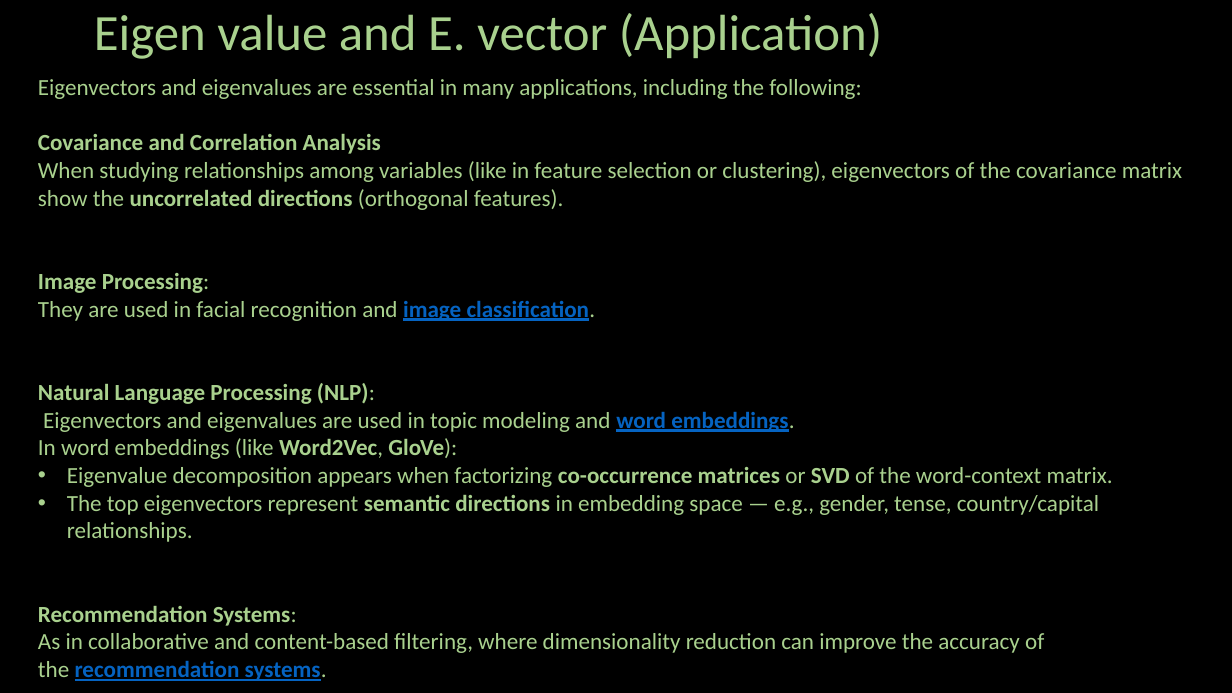
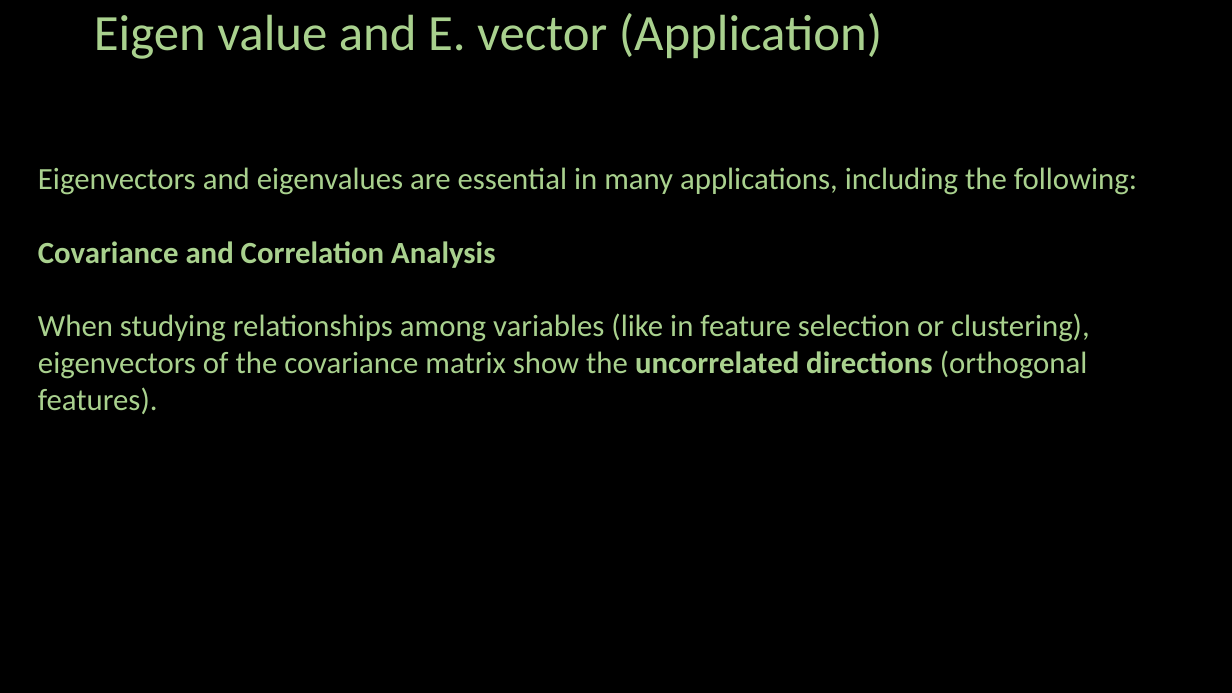
Before and after one commit to ash322ash422/youtube, a slide deck: slide 7 of linear_algebra/2-scalar-vector-matrix/eigenVector_eigenValue-2-Application.pptx (slide 6 before the commit). Drawn at 1232x693 pixels with LibreOffice and Linux fonts; fonts in the diff are those of the drawing; background and template pictures are left out. Boxes give left, top, right and bottom in pixels: in the first picture for what was removed or moved away, otherwise in the second. Text is boxed around its words. In the diff, an @@ line names an element or a change of style, - is before the commit and + after.

```diff
--- a/linear_algebra/2-scalar-vector-matrix/eigenVector_eigenValue-2-Application.pptx
+++ b/linear_algebra/2-scalar-vector-matrix/eigenVector_eigenValue-2-Application.pptx
@@ text "Eigenvectors and eigenvalues are essential ...": place and size @@
-text "Eigenvectors and eigenvalues are essential ..." at bbox=[38, 79, 1182, 681]
+text "Eigenvectors and eigenvalues are essential ..." at bbox=[38, 167, 1137, 414]
@@ text "Eigenvectors and eigenvalues are essential ..." at bbox=[38, 167, 1137, 414]: size 18 to 24 pt @@
@@ text at bbox=[38, 273, 1113, 681]: paragraphs removed @@
-Image Processing:
-They are used in facial recognition and image classification.
-Natural Language Processing (NLP):
-Eigenvectors and eigenvalues are used in topic modeling and word embeddings.
-In word embeddings (like Word2Vec, GloVe):
-• Eigenvalue decomposition appears when factorizing co-occurrence matrices or SVD of the word-context matrix.
-• The top eigenvectors represent semantic directions in embedding space — e.g., gender, tense, country/capital relationships.
-Recommendation Systems:
-As in collaborative and content-based filtering, where dimensionality reduction can improve the accuracy of the recommendation systems.
```
Also in this commit, not shown: 6 other slides changed, 3 slides added, 25 other files.
